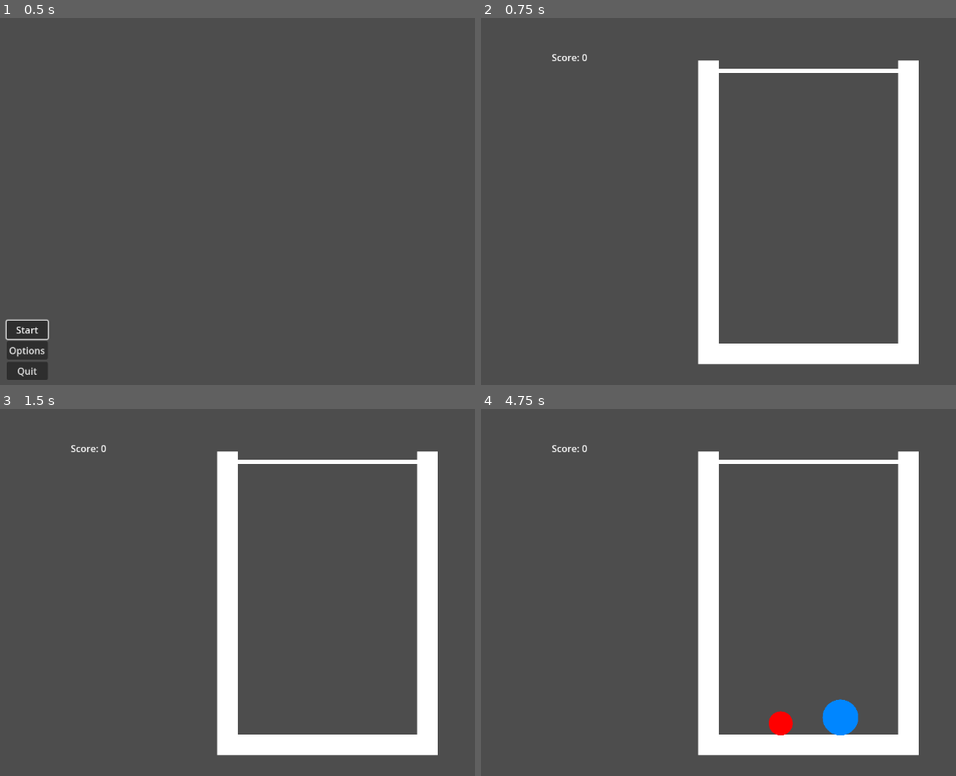
Above: before the commit, frames 1-4 (two rows, left to right).
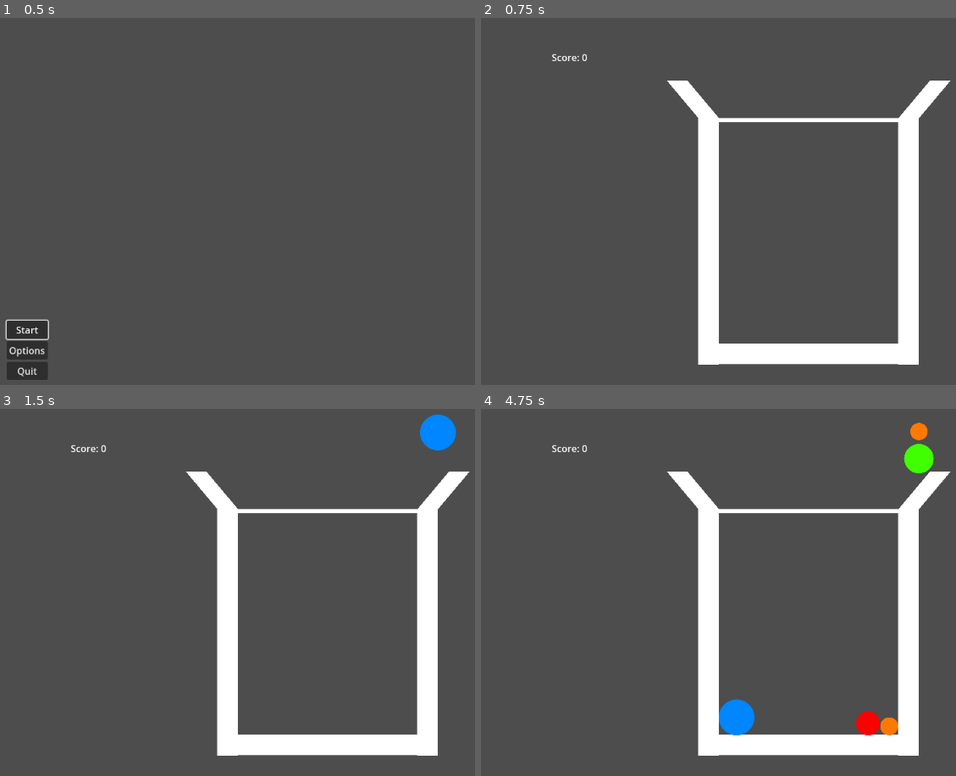
Above: after the commit, the same moments.

Repository: NickParamore/Merge-Game
Game: Godot game, scene res://menu.tscn
Two runs of this game, one before a commit and one after it. Both use one fixed random seed, a clock stepped at 60 frames per second and the inputs below.
Inputs (mouse positions are in pixels of both pictures, inside the frame that each line leads up to):
- Up to frame 1 (0.5 s): no input
- Up to frame 2 (0.75 s): click "Start" at 0.5 s
- Up to frame 3 (1.5 s): tap Enter at 1.25 s; move the mouse to (outside the picture) at 1.27 s; click (outside the picture) at 1.42 s
- Up to frame 4 (4.75 s): move the mouse to (680, 610) at 2.02 s; click (680, 610) at 2.17 s; move the mouse to (880, 508) at 2.77 s; click (880, 508) at 2.92 s; move the mouse to (780, 669) at 3.52 s; click (780, 669) at 3.67 s; move the mouse to (outside the picture) at 4.27 s; click (outside the picture) at 4.42 s

Frame 1 is identical in both runs. In frame 2, 2.7% of the frame differs, in the area x 39-99%, y 11-95%; in frame 3, 3.3%; in frame 4, 5.0%, in the area x 39-99%, y 3-95%.

Commit message:
Bug Fixes

Diff:
--- a/main.tscn
+++ b/main.tscn
@@ -1,16 +1,26 @@
-[gd_scene load_steps=11 format=3 uid="uid://cfj577ua1or27"]
+[gd_scene load_steps=15 format=3 uid="uid://cfj577ua1or27"]
 
 [ext_resource type="Script" path="res://scripts/main.gd" id="1_qy11b"]
 [ext_resource type="Script" path="res://Area2D.gd" id="2_1n4sn"]
 [ext_resource type="PackedScene" uid="uid://sx3w211amwn4" path="res://pause_menu.tscn" id="2_r6ejk"]
 
 [sub_resource type="RectangleShape2D" id="RectangleShape2D_1ca67"]
-size = Vector2(35, 517)
+size = Vector2(35, 419)
 
 [sub_resource type="CanvasTexture" id="CanvasTexture_n5jfm"]
 
 [sub_resource type="RectangleShape2D" id="RectangleShape2D_5ia48"]
 size = Vector2(35, 306)
+
+[sub_resource type="SegmentShape2D" id="SegmentShape2D_tj2i8"]
+a = Vector2(15.8512, -41.773)
+b = Vector2(16.1488, 41.773)
+
+[sub_resource type="CanvasTexture" id="CanvasTexture_lt7j8"]
+
+[sub_resource type="SegmentShape2D" id="SegmentShape2D_qk2gr"]
+a = Vector2(-15.8512, -41.773)
+b = Vector2(-16.1488, 41.773)
 
 [sub_resource type="LabelSettings" id="LabelSettings_iawhg"]
 
@@ -20,6 +30,9 @@
 size = Vector2(306, 7)
 
 [sub_resource type="CanvasTexture" id="CanvasTexture_5cp4r"]
+
+[sub_resource type="RectangleShape2D" id="RectangleShape2D_v5vui"]
+size = Vector2(375, 647)
 
 [node name="Node2D" type="Node2D"]
 script = ExtResource("1_qy11b")
@@ -34,24 +47,24 @@
 position = Vector2(81, 348)
 
 [node name="CollisionShape2D" type="CollisionShape2D" parent="Wall"]
-position = Vector2(315, -5)
+position = Vector2(315, 44)
 shape = SubResource("RectangleShape2D_1ca67")
 
 [node name="Sprite2D" type="Sprite2D" parent="Wall/CollisionShape2D"]
-position = Vector2(1.23978e-05, 1.54972e-05)
-scale = Vector2(35, 517)
+position = Vector2(1.23978e-05, -3.57628e-06)
+scale = Vector2(35, 420)
 texture = SubResource("CanvasTexture_n5jfm")
 
 [node name="Wall2" type="StaticBody2D" parent="."]
 position = Vector2(-43, 317)
 
 [node name="CollisionShape2D" type="CollisionShape2D" parent="Wall2"]
-position = Vector2(779, 26)
+position = Vector2(779, 74.75)
 shape = SubResource("RectangleShape2D_1ca67")
 
 [node name="Sprite2D" type="Sprite2D" parent="Wall2/CollisionShape2D"]
-position = Vector2(1.23978e-05, 1.54972e-05)
-scale = Vector2(35, 517)
+position = Vector2(1.23978e-05, 0.25)
+scale = Vector2(35, 420)
 texture = SubResource("CanvasTexture_n5jfm")
 
 [node name="Floor" type="StaticBody2D" parent="."]
@@ -66,6 +79,32 @@
 position = Vector2(1.23978e-05, -0.0169629)
 scale = Vector2(35, 306.012)
 texture = SubResource("CanvasTexture_n5jfm")
+
+[node name="Ramp" type="StaticBody2D" parent="."]
+position = Vector2(388, 115)
+
+[node name="CollisionShape2D" type="CollisionShape2D" parent="Ramp"]
+position = Vector2(-19, 35)
+skew = -0.698132
+shape = SubResource("SegmentShape2D_tj2i8")
+
+[node name="Sprite2D" type="Sprite2D" parent="Ramp/CollisionShape2D"]
+position = Vector2(-5.00679e-06, 0.25)
+scale = Vector2(35, 83.5)
+texture = SubResource("CanvasTexture_lt7j8")
+
+[node name="Ramp2" type="StaticBody2D" parent="."]
+position = Vector2(728, 113)
+
+[node name="CollisionShape2D" type="CollisionShape2D" parent="Ramp2"]
+position = Vector2(35, 37)
+skew = 0.698132
+shape = SubResource("SegmentShape2D_qk2gr")
+
+[node name="Sprite2D" type="Sprite2D" parent="Ramp2/CollisionShape2D"]
+position = Vector2(-5.00679e-06, 0.25)
+scale = Vector2(35, 83.5)
+texture = SubResource("CanvasTexture_lt7j8")
 
 [node name="PreviewSprite" type="Sprite2D" parent="."]
 position = Vector2(207, 445)
@@ -85,7 +124,7 @@
 label_settings = SubResource("LabelSettings_xeyjn")
 
 [node name="Area2D" type="Area2D" parent="."]
-position = Vector2(565, 137)
+position = Vector2(565, 221)
 script = ExtResource("2_1n4sn")
 
 [node name="CollisionShape2D" type="CollisionShape2D" parent="Area2D"]
@@ -96,3 +135,9 @@
 position = Vector2(0.99998, -35)
 scale = Vector2(306, 7.00001)
 texture = SubResource("CanvasTexture_5cp4r")
+
+[node name="ClickableArea" type="Area2D" parent="."]
+position = Vector2(566, 278)
+
+[node name="CollisionShape2D" type="CollisionShape2D" parent="ClickableArea"]
+shape = SubResource("RectangleShape2D_v5vui")
--- a/scripts/ball.gd
+++ b/scripts/ball.gd
@@ -46,8 +46,13 @@
 
 @export var ball_type: String  # Set in the Inspector
 var merging = false  # Prevents multiple merges
+signal ball_collided  # Signal for first collision
+var has_collided = false  # Track if collision has already happened
 
 func _on_body_entered(body) -> void:
+	if not has_collided and (body is StaticBody2D or body is RigidBody2D):
+		has_collided = true  # Mark as collided to prevent multiple signals
+		emit_signal("ball_collided")  # Notify main.gd
 	if not (body is RigidBody2D and "ball_type" in body and body.ball_type == ball_type):
 		return  # Ignore collisions with walls or different ball types
 
--- a/scripts/main.gd
+++ b/scripts/main.gd
@@ -19,64 +19,12 @@
 var next_ball_index = 0
 
 @onready var preview_sprite: Sprite2D = $PreviewSprite  # Make sure this exists in your scene
+@onready var spawn_area: Area2D = $ClickableArea  # Reference your Area2D node
+var spawn_area_left: float
+var spawn_area_right: float
 var spawn_allowed = false  # Flag to check if the mouse is in the valid spawn area
 
-# Define the spawn area (adjust based on your box's position)
-var spawn_area_top = 50   # Y position where spawning is allowed (top of the box)
-var spawn_area_bottom = 1000  # Fixed Y position where the ball will be dropped (bottom of the spawnable space)
-var spawn_area_left = 400  # Left side of the spawn area (adjust as needed)
-var spawn_area_right = 700  # Right side of the spawn area (adjust as needed)
-
-func _ready():
-	generate_next_ball_preview()
-	score_label.text = "Score: 0"
-	load_score()
-
-func save_score():
-	if best_score > 0:  # Only save if there's a valid score
-		var file = FileAccess.open(SAVEFILE, FileAccess.WRITE)
-		file.store_32(best_score)
-
-func load_score():
-	if FileAccess.file_exists(SAVEFILE):
-		var file = FileAccess.open(SAVEFILE, FileAccess.READ)
-		best_score = file.get_32()
-		best_score_label.text = "Best Score: " + str(best_score)
-
-func add_score(points):
-	score += points
-	score_label.text = "Score: " + str(score)
-
-	# Update best score if the new score is higher
-	if score > best_score:
-		best_score = score
-		best_score_label.text = "Best Score: " + str(best_score)
-		save_score()
-
-func _process(delta):
-	var mouse_pos = get_global_mouse_position()
-
-	# Restrict preview movement to the spawn area (top of the box)
-	if mouse_pos.y >= spawn_area_top and mouse_pos.y <= spawn_area_bottom and mouse_pos.x >= spawn_area_left and mouse_pos.x <= spawn_area_right:
-		spawn_allowed = true
-		preview_sprite.position = Vector2(mouse_pos.x, spawn_area_top)  # Keep at drop height
-		preview_sprite.show()
-	else:
-		spawn_allowed = false
-		preview_sprite.hide()
-
-func _input(event):
-	if event is InputEventMouseButton and event.pressed:
-		if spawn_allowed:
-			spawn_ball(preview_sprite.position)
-
-func spawn_ball(pos: Vector2):
-	var ball_instance = ball_data[next_ball_index]["scene"].instantiate()
-	ball_instance.position = pos
-	add_child(ball_instance)
-
-	# Generate new preview
-	generate_next_ball_preview()
+var fixed_spawn_y = 50  # Custom spawn height
 
 func generate_next_ball_preview():
 	# Pick a random ball from the first 5
@@ -103,3 +51,101 @@
 			print("⚠️ Warning: Texture not found for preview ball.")
 	else:
 		print("⚠️ Warning: 'PreviewSprite' not found or not a Sprite2D.")
+
+
+func _ready():
+	generate_next_ball_preview()
+	score_label.text = "Score: 0"
+	load_score()
+	spawn_area.connect("mouse_entered", _on_spawn_area_entered)
+	spawn_area.connect("mouse_exited", _on_spawn_area_exited)
+	preview_sprite.hide()  # Hide preview initially
+
+		# Get the spawnable area bounds (adjust these as needed)
+	var spawn_area_rect = spawn_area.get_node("CollisionShape2D").shape.get_rect()
+	spawn_area_left = spawn_area.position.x + spawn_area_rect.position.x
+	spawn_area_right = spawn_area_left + spawn_area_rect.size.x
+
+	# Correctly calculate the leftmost boundary of the spawn area
+	var spawn_area_left = spawn_area.global_position.x - spawn_area.get_node("CollisionShape2D").shape.extents.x
+	# Right boundary remains the same, based on CollisionShape2D's extent
+	var spawn_area_right = spawn_area.global_position.x + spawn_area.get_node("CollisionShape2D").shape.extents.x
+
+func _on_spawn_area_entered():
+	spawn_allowed = true
+
+func _on_spawn_area_exited():
+	spawn_allowed = false
+
+func save_score():
+	if best_score > 0:  # Only save if there's a valid score
+		var file = FileAccess.open(SAVEFILE, FileAccess.WRITE)
+		file.store_32(best_score)
+
+func load_score():
+	if FileAccess.file_exists(SAVEFILE):
+		var file = FileAccess.open(SAVEFILE, FileAccess.READ)
+		best_score = file.get_32()
+		best_score_label.text = "Best Score: " + str(best_score)
+
+func add_score(points):
+	score += points
+	score_label.text = "Score: " + str(score)
+
+	# Update best score if the new score is higher
+	if score > best_score:
+		best_score = score
+		best_score_label.text = "Best Score: " + str(best_score)
+		save_score()
+
+var last_valid_position = Vector2()  # Store the last valid position
+
+func _process(delta):
+	var mouse_pos = get_global_mouse_position()
+
+	if spawn_allowed:
+
+		# Clamp the x position of the preview ball to stay within the spawnable area
+		var clamped_x = clamp(mouse_pos.x, spawn_area_left, spawn_area_right)
+
+		# Update last known valid position and move the preview
+		last_valid_position = Vector2(clamped_x, fixed_spawn_y)
+		preview_sprite.position = last_valid_position
+		preview_sprite.show()
+	elif last_valid_position != Vector2():  # Ensure it's not (0,0)
+		preview_sprite.position = last_valid_position
+
+
+var ball_spawned = false  # Prevents multiple spawns before collision
+
+func _input(event):
+	if event is InputEventMouseButton and event.pressed:
+		if ball_spawned:
+			return  # Prevent multiple spawns before collision
+
+		var mouse_pos = get_global_mouse_position()
+
+		# Ensure ball always spawns within the defined area
+		if spawn_allowed:
+			spawn_ball(preview_sprite.position)
+		else:
+			var clamped_x = clamp(mouse_pos.x, spawn_area_left, spawn_area_right)
+			var spawn_pos = Vector2(clamped_x, fixed_spawn_y)
+			spawn_ball(spawn_pos)
+
+func spawn_ball(pos: Vector2):
+	ball_spawned = true  # Prevent further spawns until collision
+
+	var ball_instance = ball_data[next_ball_index]["scene"].instantiate()
+	pos.x = clamp(pos.x, spawn_area_left, spawn_area_right)
+	pos.y = fixed_spawn_y  # Keep ball within the spawn area
+
+	ball_instance.position = pos
+	add_child(ball_instance)
+
+	generate_next_ball_preview()
+	# Connect the collision signal
+	ball_instance.connect("ball_collided", Callable(self, "_on_ball_collided"))
+
+func _on_ball_collided():
+	ball_spawned = false  # Allow spawning again
Not shown, changed: Merge Game.pck
